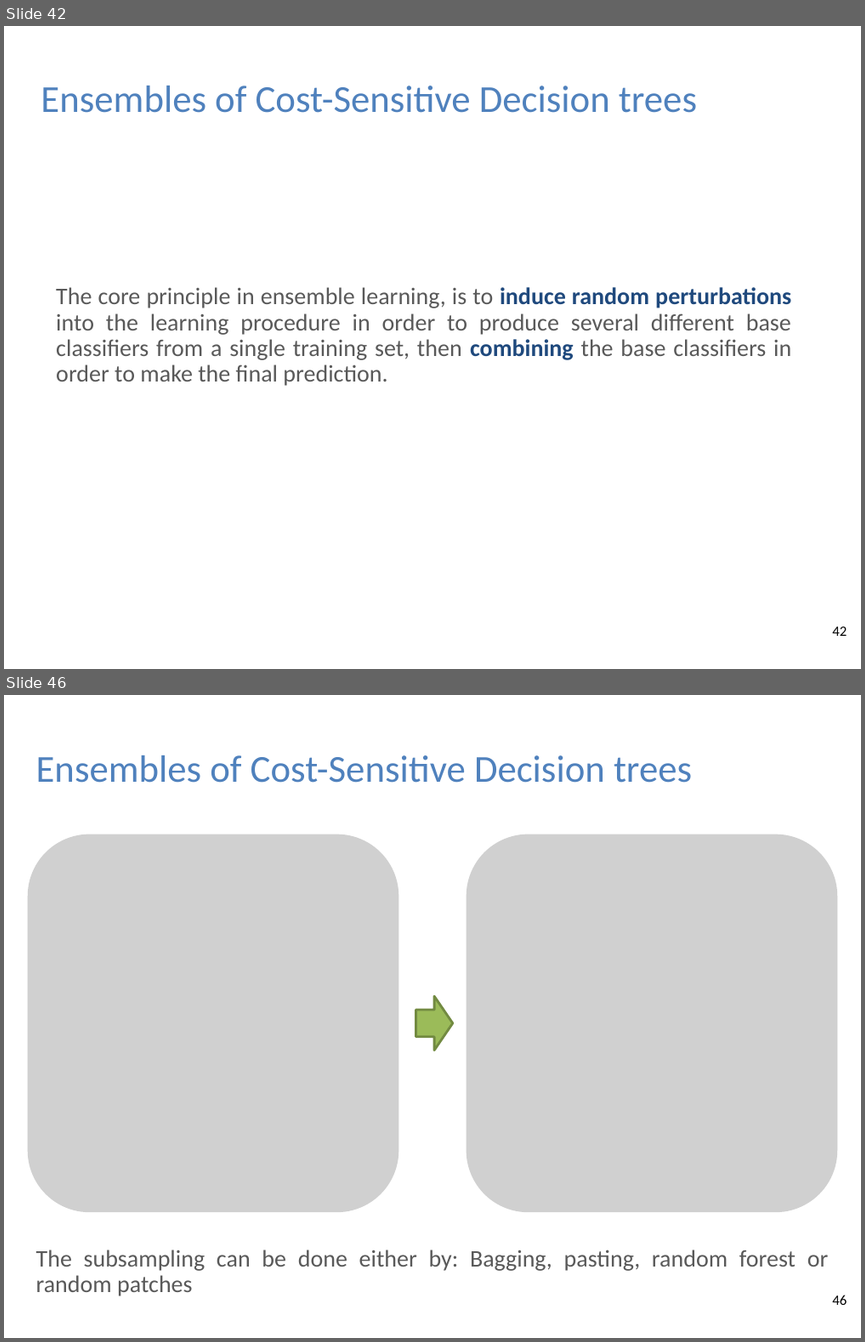
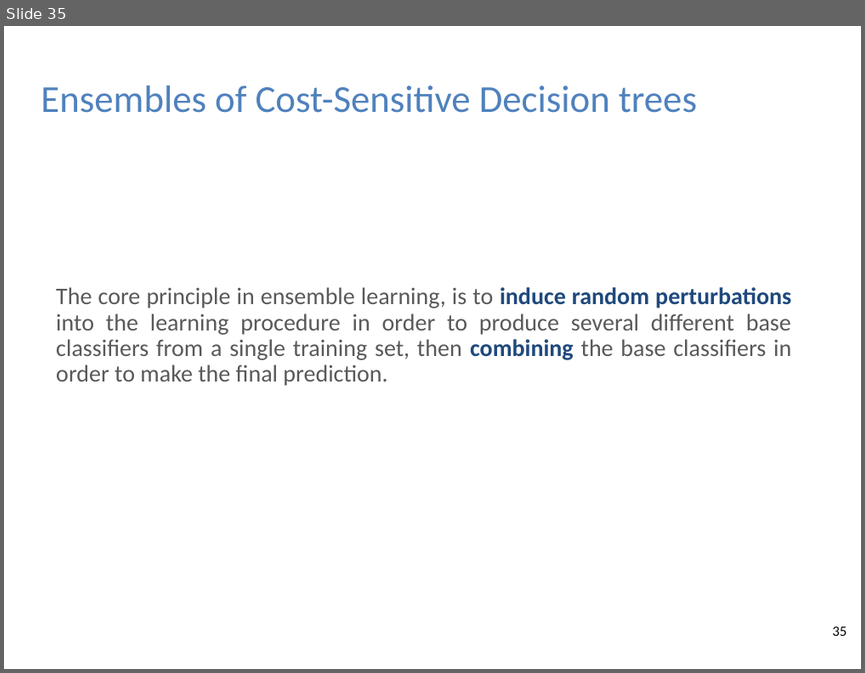
Before and after one commit to albahnsen/phd-thesis, a slide deck: slides/Thesis_ExampleDependentCostSensitiveClassification_slides.pptx. Shown one above the other, each under a label of ours: slides 42 and 46 before the commit, slide 35 after it; the slides between them are not shown. The pictures are 865x1342 and 865x673 pixels, drawn with LibreOffice and Linux fonts; fonts in the diff are those of the drawing; grey boxes stand for pictures; background and template pictures are left out. Boxes give left, top, right and bottom in pixels: in the first picture for what was removed or moved away, otherwise in the second. Text is boxed around its words. In the diff, an @@ line names an element or a change of style, - is before the commit and + after.

```diff
--- a/slides/Thesis_ExampleDependentCostSensitiveClassification_slides.pptx
+++ b/slides/Thesis_ExampleDependentCostSensitiveClassification_slides.pptx
@@ slide 46 removed at (x1=4, y1=695, x2=861, y2=1338), background #FFFFFF @@
@@ text removed at (x1=36, y1=755, x2=692, y2=783) @@
-Ensembles of Cost-Sensitive Decision trees
@@ picture removed at (x1=28, y1=834, x2=399, y2=1212) @@
@@ picture removed at (x1=466, y1=834, x2=837, y2=1212) @@
@@ right arrow removed at (x1=416, y1=996, x2=453, y2=1049) @@
@@ text removed at (x1=36, y1=1249, x2=828, y2=1296) @@
-  The subsampling can be done either by: Bagging, pasting, random forest or random patches
@@ page number removed at (x1=832, y1=1294, x2=846, y2=1304) @@
-46
@@ what was slide 42 is now slide 35 @@
@@ page number at (x1=832, y1=626, x2=846, y2=635): text changed @@
-42
+35
```
Also in this commit, not shown: 11 slides changed, 7 other slides removed.
